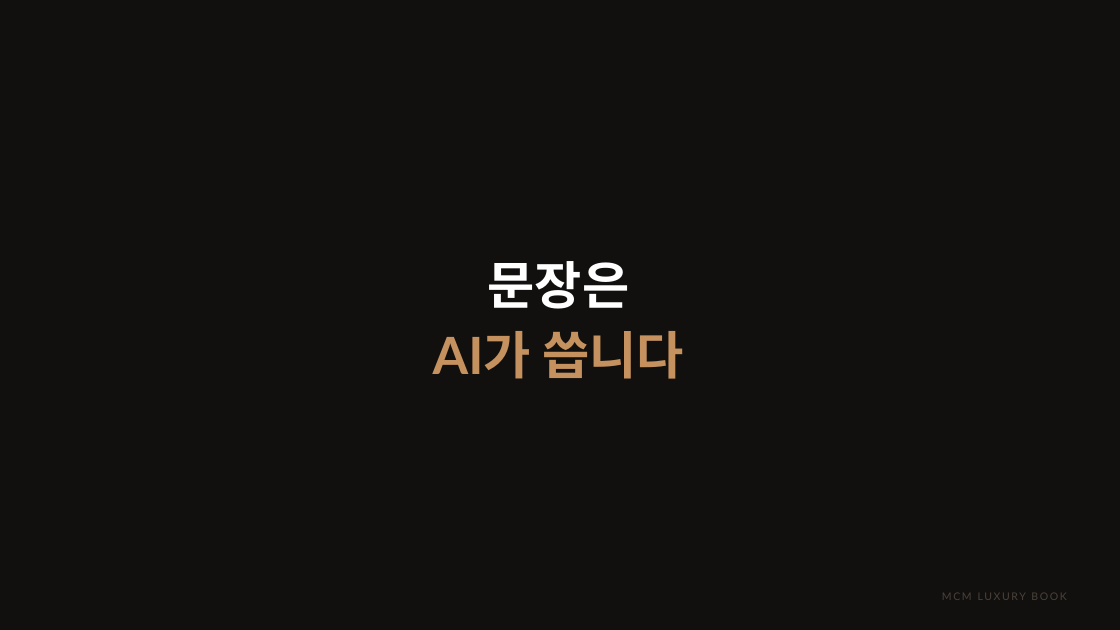
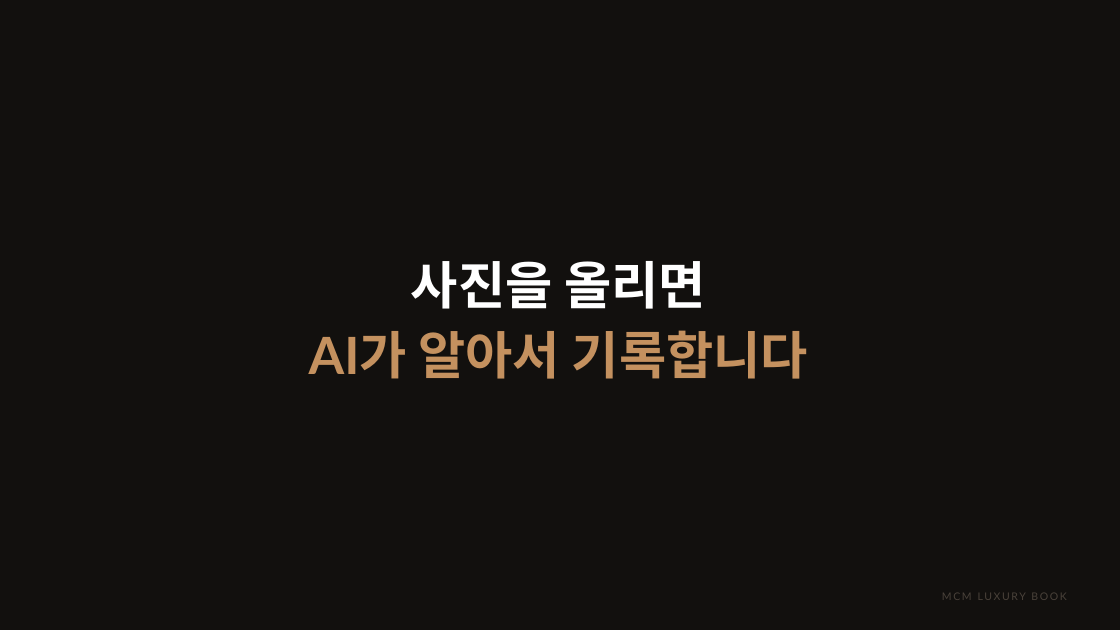
Before and after one commit to elominatedCloud/likeGonzi, a slide deck: slide 20 of docs/ir/MCM_Luxury_Book_IR.pptx (slide 21 before the commit). Drawn at 1120x630 pixels with LibreOffice and Linux fonts; fonts in the diff are those of the drawing; background and template pictures are left out. Boxes give left, top, right and bottom in pixels: in the first picture for what was removed or moved away, otherwise in the second. Text is boxed around its words. In the diff, an @@ line names an element or a change of style, - is before the commit and + after.

```diff
--- a/docs/ir/MCM_Luxury_Book_IR.pptx
+++ b/docs/ir/MCM_Luxury_Book_IR.pptx
@@ text at [309,261,808,379]: text changed @@
-문장은
-AI가 씁니다
+사진을 올리면
+AI가 알아서 기록합니다
```
Also in this commit, not shown: 7 other slides changed, 1 slide added, 2 slides removed, 8 other files.
